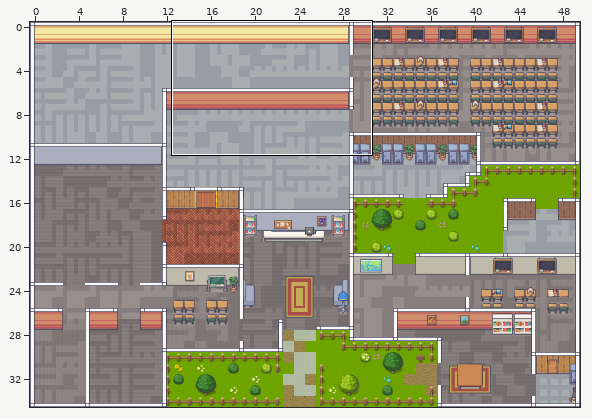
A Tiled map gets an edit: Team 5 Game/assets/maps/ENG.tmx. Above: a wide view before the commit, with the close-up outlined.
Close-up. Old version:
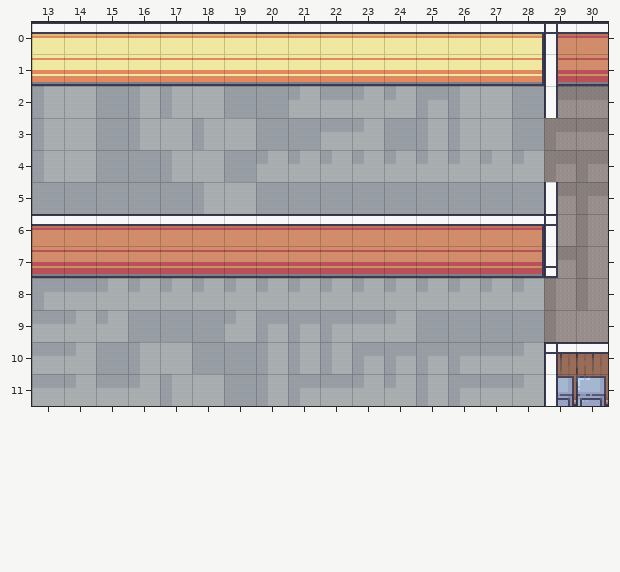
Cells are 32x32 px. Shown: x 13..30, y 0..11. The commit also changed other parts of the map, which this record leaves out.
After:
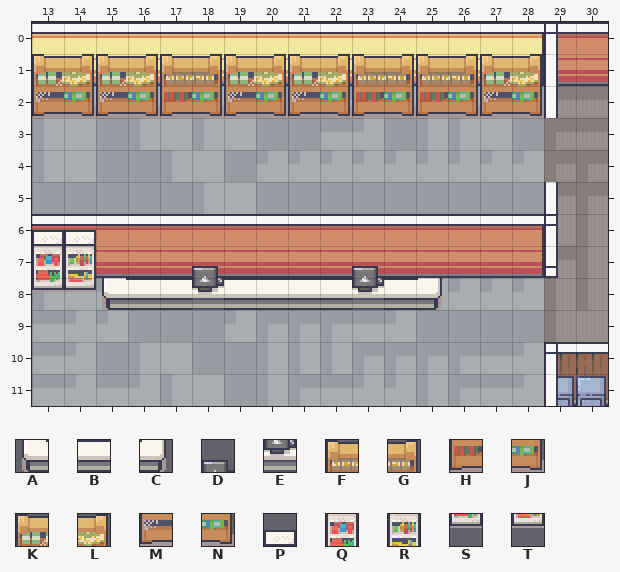
Key: from "Interiors_free_32x32": A 128, B 129, C 130, D 131, E 147, F 229, G 230, H 245, J 246, K 261, L 262, M 277, N 278, P 290, Q 306, R 307, S 322, T 323.
_ is an empty cell.
Change:
Layer "Walkable Objects":
The edit adds tile P in row 6 at x 13 to 14.
The edit adds tile Q in row 7 at x 13.
The edit adds tile R in row 7 at x 14.
The edit adds tile S in row 8 at x 13.
The edit adds tile T in row 8 at x 14.
Layer "Non-walkable Objects":
The edit adds tile A in row 8 at x 15.
The edit adds tile B in row 8 at x 16 to 17, 19 to 22 and 24.
The edit adds tile C in row 8 at x 25.
The edit adds tile D in row 7 at x 18 and 23.
The edit adds tile E in row 8 at x 18 and 23.
The edit adds tile F in row 1 at x 17, 23 and 25.
The edit adds tile G in row 1 at x 18, 24 and 26.
The edit adds tile H in row 2 at x 17, 23 and 25.
The edit adds tile J in row 2 at x 18, 24 and 26.
The edit adds tile K in row 1 at x 13, 15, 19, 21 and 27.
The edit adds tile L in row 1 at x 14, 16, 20, 22 and 28.
The edit adds tile M in row 2 at x 13, 15, 19, 21 and 27.
The edit adds tile N in row 2 at x 14, 16, 20, 22 and 28.
Changed places in both close-ups, as pixel boxes (x1, y1, x2, y2):
added: (32, 54, 544, 118)
added: (32, 230, 442, 310)
